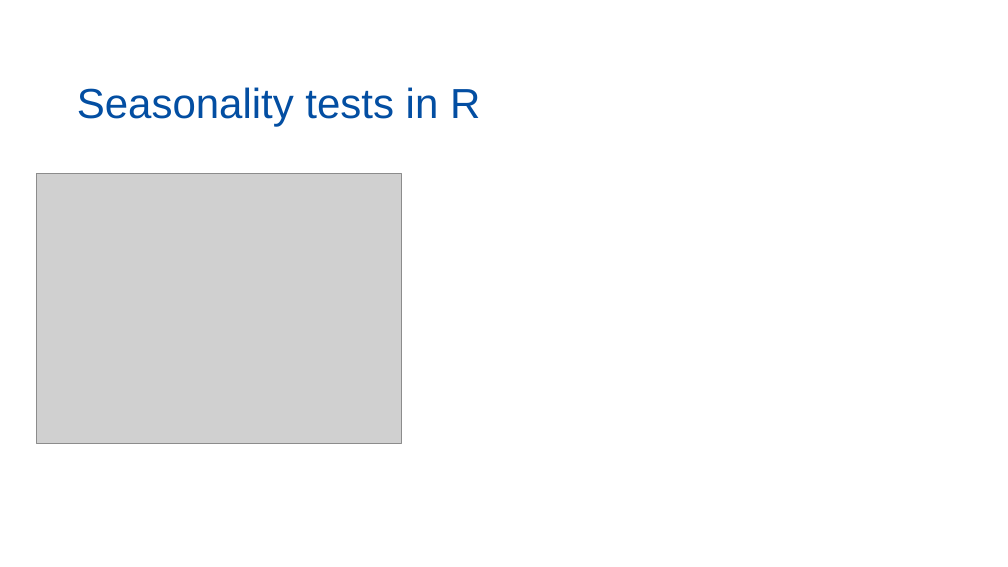
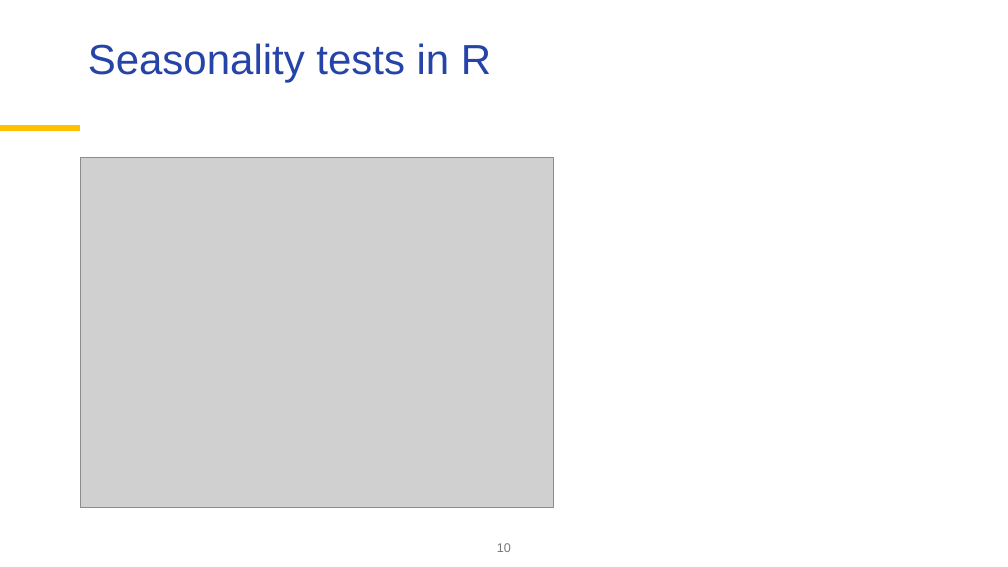
Before and after one commit to palatej/ESTP2026, a slide deck: slide 10 of 1.6 Seasonality tests.pptx. Drawn at 1008x567 pixels with LibreOffice and Linux fonts; fonts in the diff are those of the drawing; grey boxes stand for pictures; background and template pictures are left out. Boxes give left, top, right and bottom in pixels: in the first picture for what was removed or moved away, otherwise in the second. Text is boxed around its words. In the diff, an @@ line names an element or a change of style, - is before the commit and + after.

```diff
--- a/1.6 Seasonality tests.pptx
+++ b/1.6 Seasonality tests.pptx
@@ title "Seasonality tests in R": place and size @@
-title "Seasonality tests in R" at (77,87,480,127)
+title "Seasonality tests in R" at (88,43,491,82)
@@ title "Seasonality tests in R" at (88,43,491,82): text colour #034EA2 to #2644A7; vertical alignment bottom to top @@
@@ line added from (0, 129) to (80, 129), #FFC000 6 pt @@
@@ picture: place and size @@
-picture at (36,173,401,443)
+picture at (80,157,553,507)
@@ page number added at (497,543,511,552), 12 pt, text #767676 @@
+10
```
Also in this commit, not shown: 9 other slides changed, 1 slide added, 1 slide removed, 26 other files.
